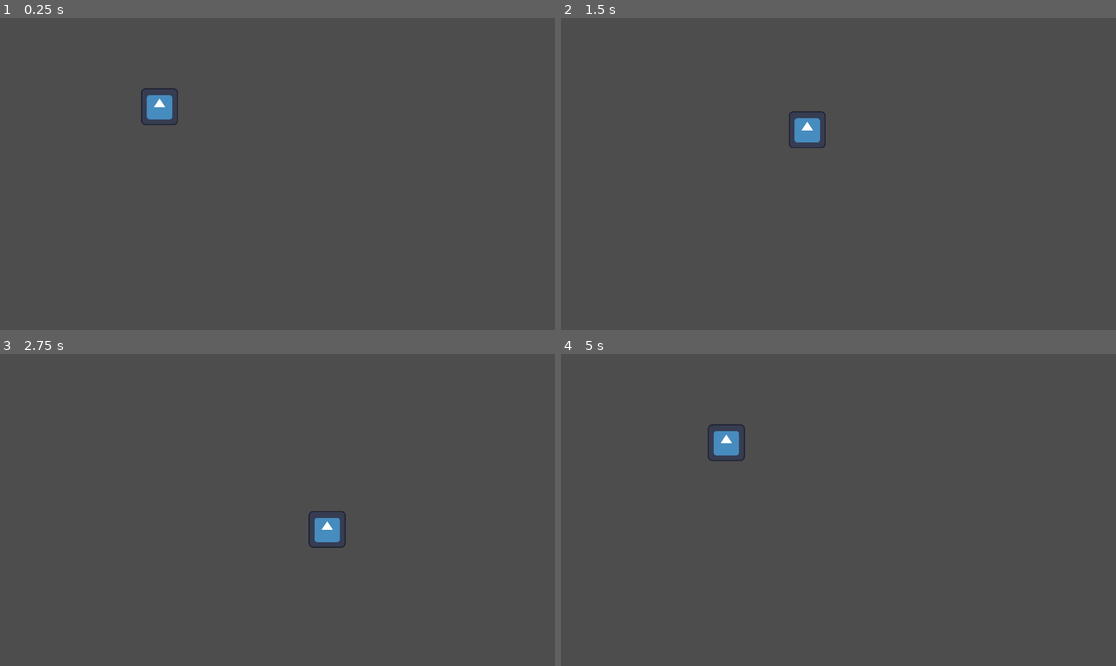
Above: before the commit, frames 1-4 (two rows, left to right).
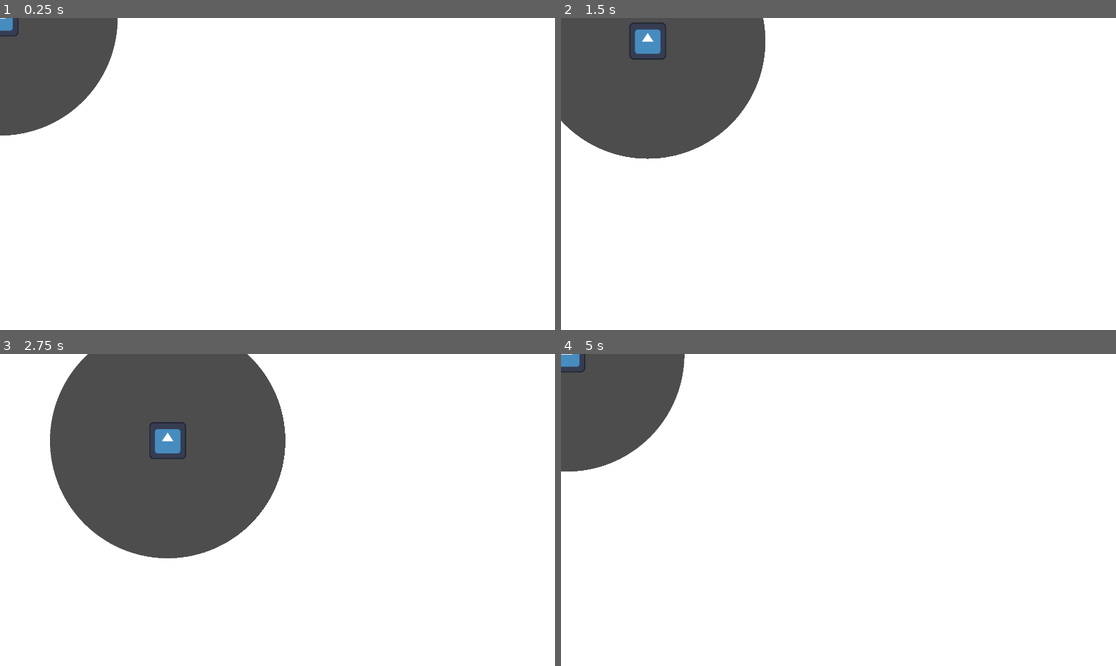
Above: after the commit, the same moments.

Repository: CrazyKamel/ggjMask
Game: Godot game, scene res://main.tscn
Same seed, same stepped clock (60 frames per second), same inputs: the game is played once before the commit and once after it. The engine's default icon, where the game draws it, is replaced by a stand-in: a white triangle on a blue panel in a dark square.
Inputs:
- Up to frame 1 (0.25 s): no input
- Up to frame 2 (1.5 s): tap Enter at 0.5 s; hold Right (Right) 0.53-1.28 s; hold Down (Down) from 1.28 s (still down)
- Up to frame 3 (2.75 s): release Down (Down) at 2.03 s; hold Right (Right) from 2.03 s (still down)
- Up to frame 4 (5 s): release Right (Right) at 2.78 s; hold Up (Up) 2.78-3.53 s; hold Left (Left) from 3.53 s (still down)

The runs differ from the first frame. In frame 1, 94% of the frame differs, in the area x 0-100%, y 0-100%; in frame 2, 86%; in frame 3, 77%; in frame 4, 93%.

Commit message:
aled le shader

Diff:
--- /dev/null
+++ b/color_rect.gd
@@ -0,0 +1,15 @@
+extends ColorRect
+
+
+@onready var player = $"../CharacterBody2D"
+@onready var cam := get_viewport().get_camera_2d()
+
+func _process(delta):
+	var mat := self.material as ShaderMaterial
+	#mat.set_shader_parameter("player_pos", player.global_position)
+
+	var screen_pos = cam.unproject_position(player.global_position)
+	var viewport_size = get_viewport_rect().size
+	var screen_uv = screen_pos / viewport_size
+	mat.set_shader_parameter("player_screen_pos", screen_uv)
+	print(screen_uv)
--- /dev/null
+++ b/main.gdshader
@@ -0,0 +1,14 @@
+shader_type canvas_item;
+render_mode unshaded;
+
+uniform float circle_size : hint_range(0.0, 1.05);
+uniform float screen_width;
+uniform float screen_height;
+uniform vec2 player_screen_pos; // in screen UV (0–1)
+
+void fragment() {
+	float ratio = screen_width / screen_height;
+	float dist = distance(player_screen_pos, vec2(mix(player_screen_pos.x, UV.x, ratio), UV.y));
+	//float dist = distance(player_screen_pos, SCREEN_UV);
+	COLOR.a = step(circle_size, dist);
+}
--- a/main.tscn
+++ b/main.tscn
@@ -2,9 +2,17 @@
 
 [ext_resource type="Texture2D" uid="uid://bdvx58rwnaeev" path="res://icon.svg" id="1_xhw8e"]
 [ext_resource type="Script" uid="uid://c8prco6bje8h3" path="res://player_movement.gd" id="2_0xm2m"]
+[ext_resource type="Shader" uid="uid://rmema354vyde" path="res://main.gdshader" id="3_h2yge"]
 
 [sub_resource type="RectangleShape2D" id="RectangleShape2D_h2yge"]
 size = Vector2(128.5, 131.5)
+
+[sub_resource type="ShaderMaterial" id="ShaderMaterial_h2yge"]
+shader = ExtResource("3_h2yge")
+shader_parameter/circle_size = 0.3770000179075
+shader_parameter/screen_width = 1920.0
+shader_parameter/screen_height = 1080.0
+shader_parameter/player_screen_pos = Vector2(0, 0)
 
 [node name="Node2D" type="Node2D" unique_id=1851155468]
 
@@ -12,9 +20,12 @@
 script = ExtResource("2_0xm2m")
 
 [node name="Icon" type="Sprite2D" parent="CharacterBody2D" unique_id=1442781679]
-position = Vector2(552, 307)
 texture = ExtResource("1_xhw8e")
 
 [node name="CollisionShape2D" type="CollisionShape2D" parent="CharacterBody2D" unique_id=1325667794]
-position = Vector2(551.75, 307.25)
 shape = SubResource("RectangleShape2D_h2yge")
+
+[node name="ColorRect" type="ColorRect" parent="." unique_id=179986175]
+material = SubResource("ShaderMaterial_h2yge")
+offset_right = 1920.0
+offset_bottom = 1080.0
--- a/player_movement.gd
+++ b/player_movement.gd
@@ -1,6 +1,9 @@
 extends CharacterBody2D
 
 @export var step_length = 400
+@export var mask_strengh = 0
+@onready var cam := get_viewport().get_camera_2d()
+@onready var colorRect = $"../ColorRect"
 
 func get_input():
 	var input_direction = Input.get_vector("Left", "Right", "Up", "Down")
@@ -11,3 +14,13 @@
 func _physics_process(delta):
 	get_input()
 	move_and_slide()
+
+func _process(delta):
+	var mat := colorRect.material as ShaderMaterial
+	#mat.set_shader_parameter("player_pos", player.global_position)
+
+	var screen_pos = self.global_position
+	var viewport_size = get_viewport_rect().size
+	var screen_uv = screen_pos / viewport_size
+	mat.set_shader_parameter("player_screen_pos", screen_uv)
+	print(screen_uv)
